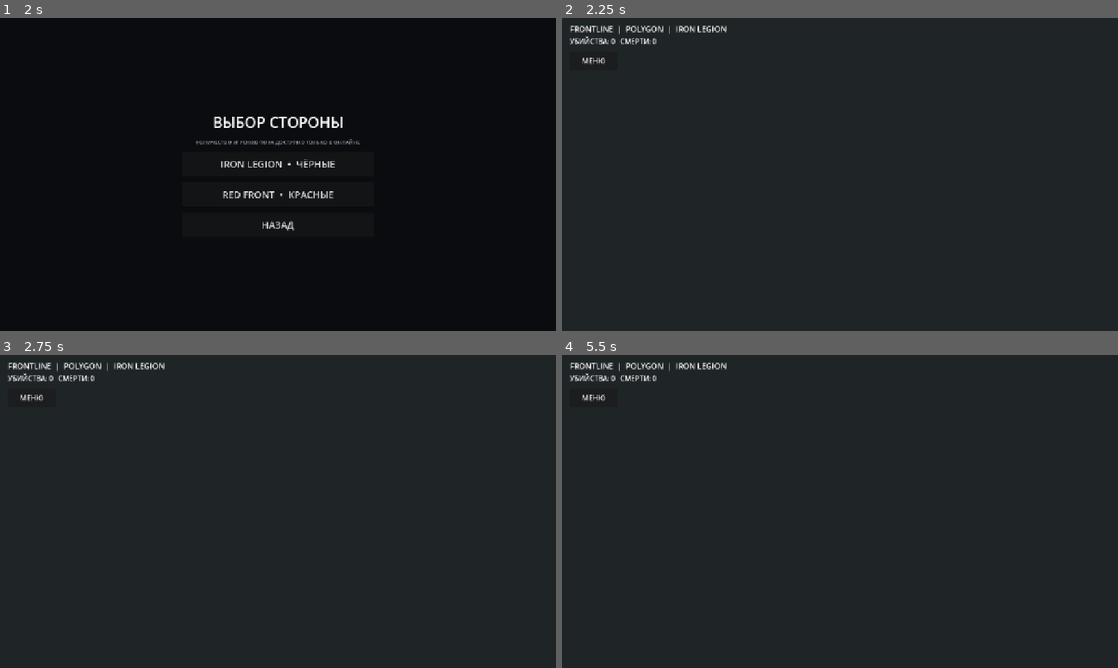
Above: before the commit, frames 1-4 (two rows, left to right).
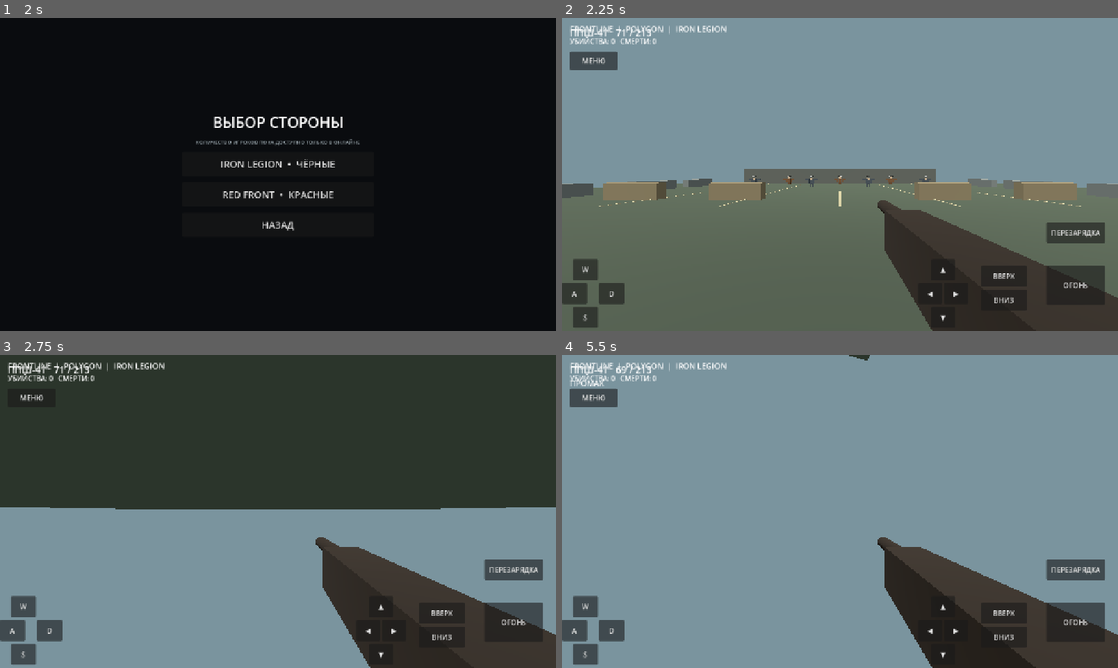
Above: after the commit, the same moments.

Repository: Bihan293/FRONTLINE_Godot
Game: Godot game, scene res://scenes/MainMenu.tscn
The game is run twice, just before and just after one commit, with the same random seed, the same clock (stepped at 60 frames per second) and the same inputs.
Inputs (mouse positions are in pixels of both pictures, inside the frame that each line leads up to):
- Up to frame 1 (2 s): click "ИГРАТЬ" at 0.5 s; click "ВЫБРАТЬ POLYGON" at 1.25 s
- Up to frame 2 (2.25 s): click "IRON LEGION • ЧЁРНЫЕ" at 2 s
- Up to frame 3 (2.75 s): no input
- Up to frame 4 (5.5 s): tap Enter at 2.75 s; move the mouse to (962, 495) at 2.77 s; hold D 2.78-3.53 s; tap R at 2.85 s; click (962, 495) at 2.92 s; tap Space at 3.02, 3.77, 5.27 s; move the mouse to (728, 527) at 3.52 s; hold S 3.53-4.28 s; tap C at 3.6 s; move the mouse to (895, 442) at 4.27 s; hold D 4.28-5.03 s; hold Tab 4.28-5.03 s; move the mouse to (812, 574) at 5.02 s; hold W from 5.03 s (still down); tap Shift at 5.1 s; click (812, 574) at 5.17 s

Frame 1 is identical in both runs. In frame 2, 92% of the frame differs, in the area x 0-100%, y 0-100%; in frame 3, 45%; in frame 4, 94%.
Error before the commit: Parse Error: Identifier "target" not declared in the current scope. (res://scripts/player.gd:108)

Commit message:
fix: resolve player.gd syntax error and configure etc2_astc textures for Android export

Diff:
--- a/project.godot
+++ b/project.godot
@@ -19,6 +19,7 @@
 [rendering]
 renderer/rendering_method="gl_compatibility"
 renderer/rendering_method.mobile="gl_compatibility"
+textures/vram_compression/import_etc2_astc=true
 textures/default_filters/use_nearest_mipmap_filter=false
 environment/defaults/default_clear_color=Color(0.12, 0.14, 0.15, 1)
 
--- a/scripts/player.gd
+++ b/scripts/player.gd
@@ -105,12 +105,12 @@
     b.anchor_top = 1.0
     b.anchor_bottom = 1.0
     b.position = offset
-    b.button_down.connect(func(): _set_mobile_direction(target, direction))
-    b.button_up.connect(func(): _set_mobile_direction(target, Vector2.ZERO))
+    b.button_down.connect(func(): _set_mobile_direction(is_move, direction))
+    b.button_up.connect(func(): _set_mobile_direction(is_move, Vector2.ZERO))
     hud.add_child(b)
 
-func _set_mobile_direction(target: Vector2, direction: Vector2) -> void:
-    if target == mobile_move:
+func _set_mobile_direction(is_move: bool, direction: Vector2) -> void:
+    if is_move:
         mobile_move = direction
     else:
         mobile_look = direction
Not shown, changed: export_presets.cfg
